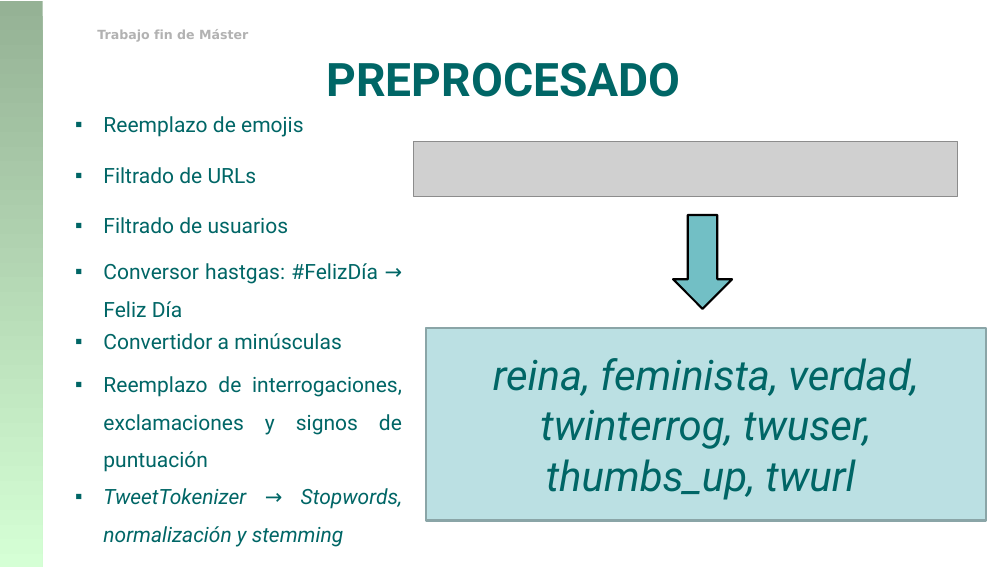
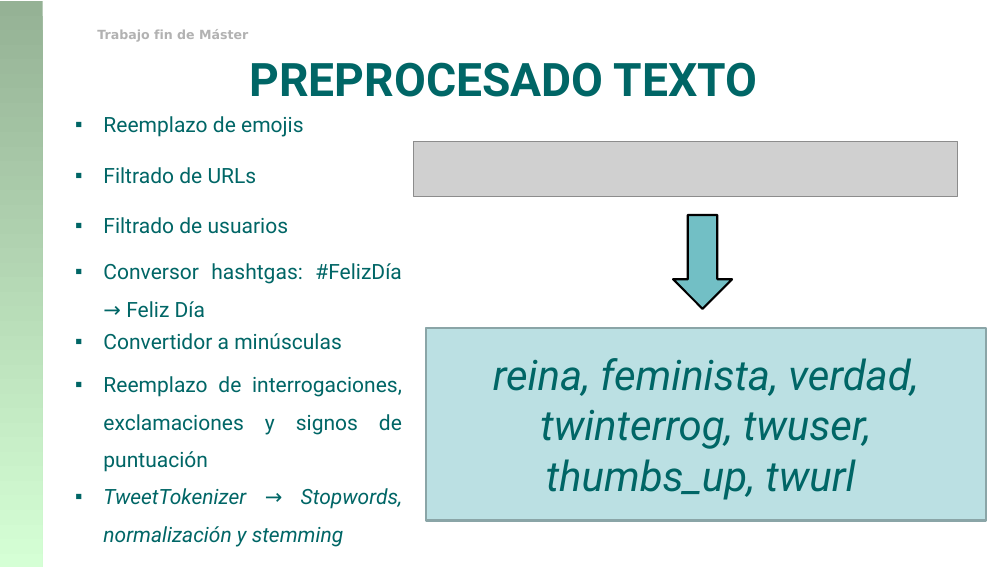
Before and after one commit to franciscorodriguez92/uned-tfm, a slide deck: slide 15 of TFM_Francisco_Rodriguez.pptx. Drawn at 1008x567 pixels with LibreOffice and Linux fonts; fonts in the diff are those of the drawing; grey boxes stand for pictures; background and template pictures are left out. Boxes give left, top, right and bottom in pixels: in the first picture for what was removed or moved away, otherwise in the second. Text is boxed around its words. In the diff, an @@ line names an element or a change of style, - is before the commit and + after.

```diff
--- a/TFM_Francisco_Rodriguez.pptx
+++ b/TFM_Francisco_Rodriguez.pptx
@@ text at [250,62,758,97]: text changed @@
-PREPROCESADO
+PREPROCESADO TEXTO
@@ text at [103,263,402,318]: text changed @@
-▪ Conversor hastgas: #FelizDía → Feliz Día
+▪ Conversor hashtgas: #FelizDía → Feliz Día
```
Also in this commit, not shown: 7 other slides changed, 2 slides added, 3 slides removed.
